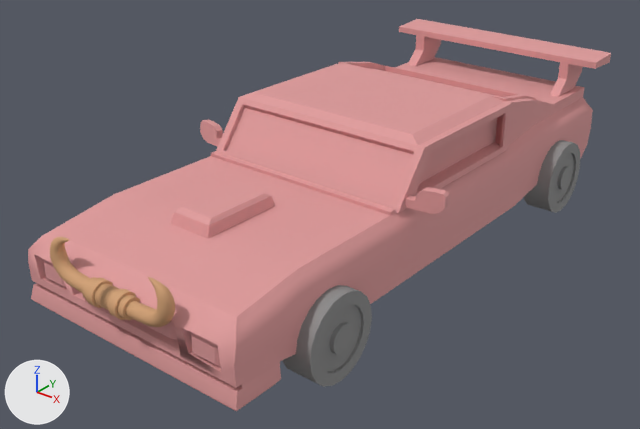
Renders of the FBX model Proyecto-Desarrollo3/Assets/FBX/Auto/Auto.fbx from each side of a commit.
Both versions are drawn from a camera (50 mm lens) standing at (0.1186, -0.1579, 0.111) and looking at (-0.0036, -0.0051, 0.0163). The axes (+X, +Y, +Z) are drawn at lower left. The lights are the same throughout. Where no turn or scale is listed for an object, it has been applied to the vertices. Vertices at the same position are counted once.

In view in the first picture: 'Alerones', 'Auto', 'Auto.001', 'Auto3', 'Cuernos1', 'Retrovisor', 'Retrovisor2'.
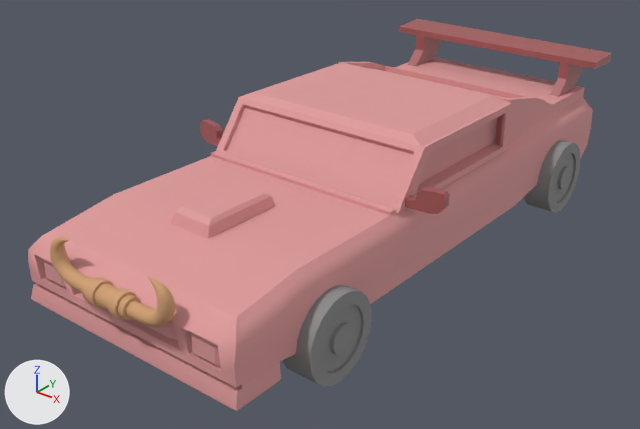
Pixel boxes [x1, y1, x2, y2] of what changed, in the pictures (640 x 429 px):
'Alerones', recoloured (pink to brown): [399, 19, 611, 97] in both
part 1 of me_mesh_011, built on: [200, 120, 217, 143] in both
part 2 of me_mesh_011, recoloured (pink to brown): [203, 119, 223, 147] in both
part 3 of me_mesh_010, built on: [415, 191, 445, 214] in both
part 4 of me_mesh_010, recoloured (pink to brown): [405, 187, 450, 214] in both

The edits, one by one:
Material 'Auto_extras' (mat_auto_extras) is new.
Its base color is (0.37, 0.102, 0.102) (brown #a45a5a).
me_mesh_011 is used by ob_retrovisor; location (-0.0299, -0.0133, 0.0334).
me_mesh_011 had 69 vertices, 64 faces and spanned x -0.00507..0.00507, y -0.0019..0.0019, z -0.00263..0.00263.
me_mesh_011 now has 69 vertices, 76 faces and spans x -0.00507..0.00507, y -0.0019..0.0019, z -0.00263..0.00263.
Part 1, on me_mesh_011:
6 faces are deleted.
18 new faces join them.
me_mesh_011 part 2: 58 faces spanning x -0.00507..0.00507, y -0.0019..0.0019, z -0.00263..0.00263 switch from mat_auto1 (pink #de9a9a) to mat_auto_extras (brown #a45a5a).
me_mesh_010 is used by ob_retrovisor2; location (0.0309, -0.0133, 0.0334).
me_mesh_010 had 69 vertices, 64 faces and spanned x -0.00507..0.00507, y -0.00152..0.00152, z -0.00254..0.00254.
me_mesh_010 now has 69 vertices, 76 faces and spans x -0.00507..0.00507, y -0.00152..0.00152, z -0.00254..0.00254.
Part 3, on me_mesh_010:
6 faces are deleted.
18 new faces join them.
me_mesh_010 part 4: 58 faces spanning x -0.00507..0.00507, y -0.00152..0.00152, z -0.00254..0.00254 switch from mat_auto1 (pink #de9a9a) to mat_auto_extras (brown #a45a5a).
me_mesh_001 has 52 vertices, 50 faces and spans x -0.0295..0.0337, y -0.0085..0.0085, z -0.0055..0.0055.
me_mesh_001 no longer uses material mat_auto1 (pink #de9a9a).
me_mesh_001 now uses material mat_auto_extras (brown #a45a5a).
